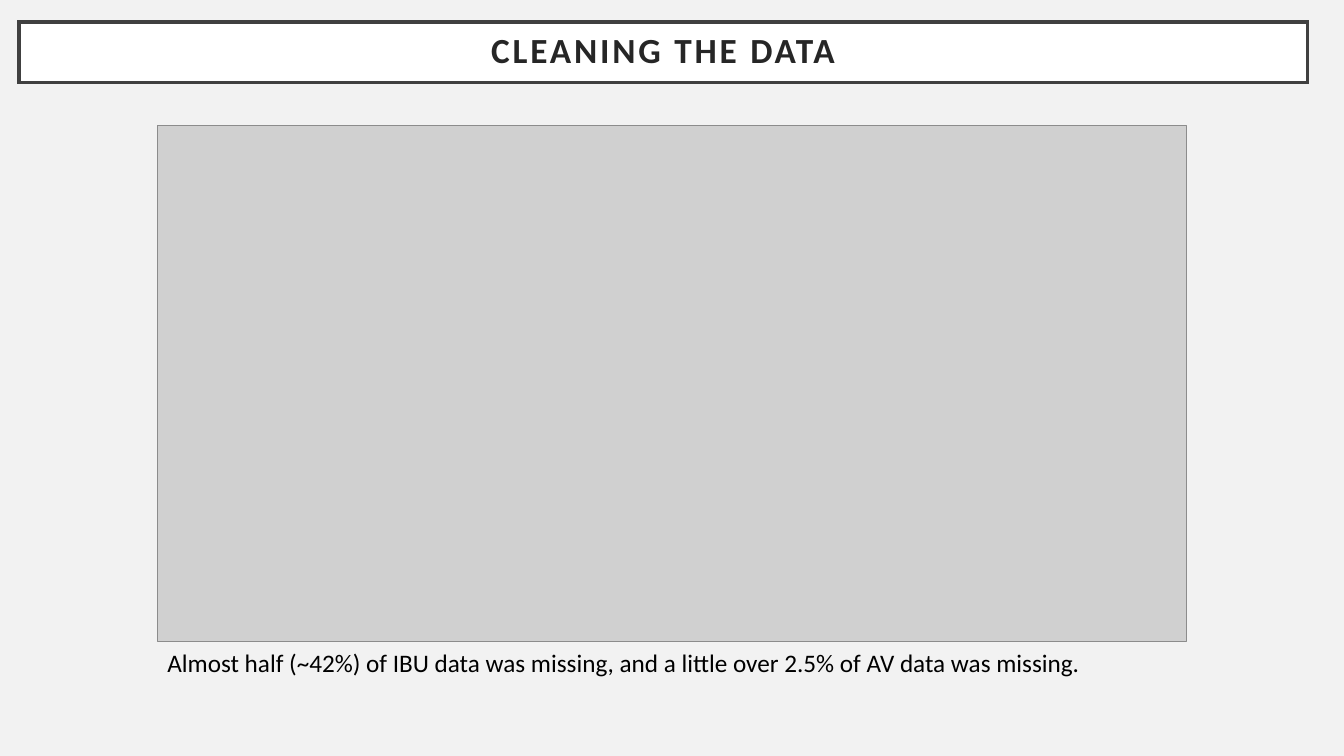
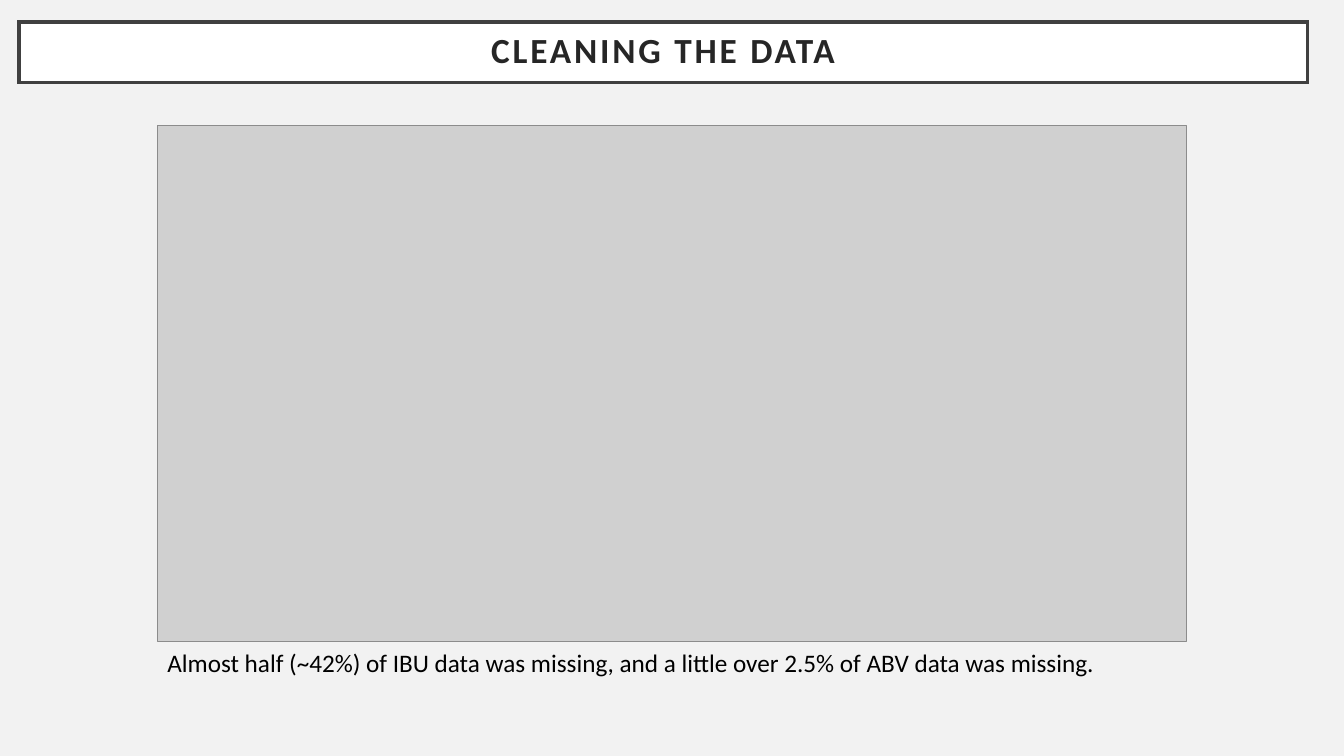
Before and after one commit to bensonnd/DS6306_David_Neil_Project_1, a slide deck: slide 3 of Analysis Presentations/Case Study 1 - David Wei, Neil Benson.pptx. Drawn at 1344x756 pixels with LibreOffice and Linux fonts; fonts in the diff are those of the drawing; grey boxes stand for pictures. Boxes give left, top, right and bottom in pixels: in the first picture for what was removed or moved away, otherwise in the second. Text is boxed around its words. In the diff, an @@ line names an element or a change of style, - is before the commit and + after.

```diff
--- a/Analysis Presentations/Case Study 1 - David Wei, Neil Benson.pptx
+++ b/Analysis Presentations/Case Study 1 - David Wei, Neil Benson.pptx
@@ text at <box>167,653,1094,677</box>: text changed @@
-Almost half (~42%) of IBU data was missing, and a little over 2.5% of AV data was missing.
+Almost half (~42%) of IBU data was missing, and a little over 2.5% of ABV data was missing.
```
Also in this commit, not shown: 4 other slides changed.
